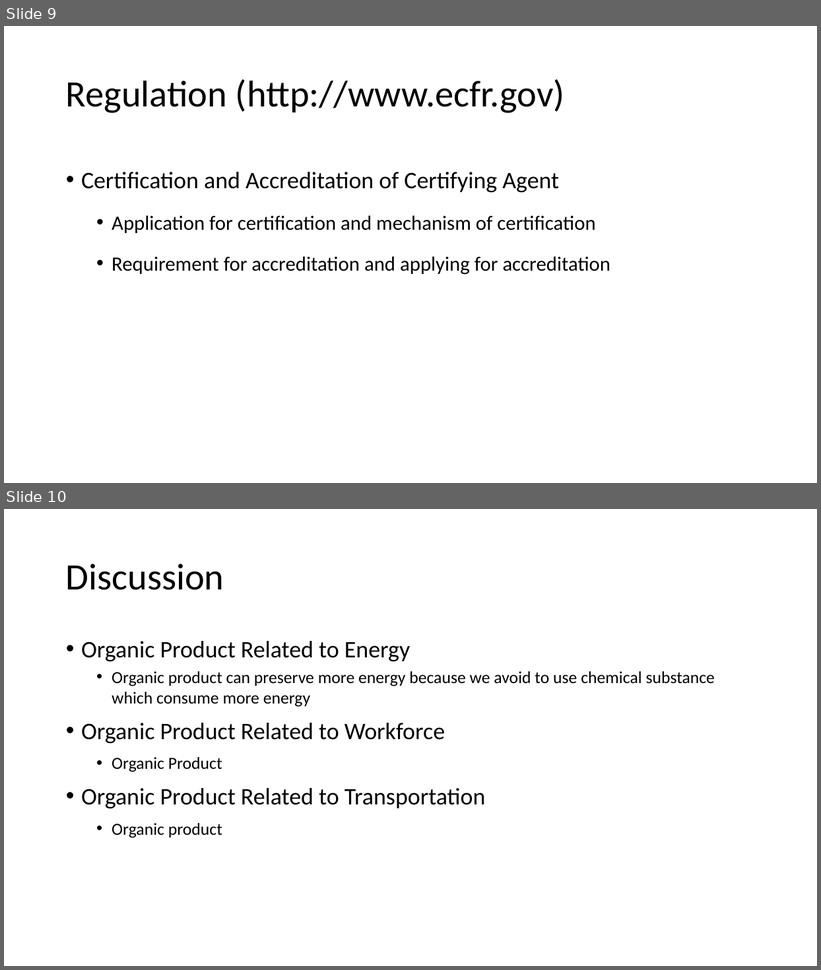
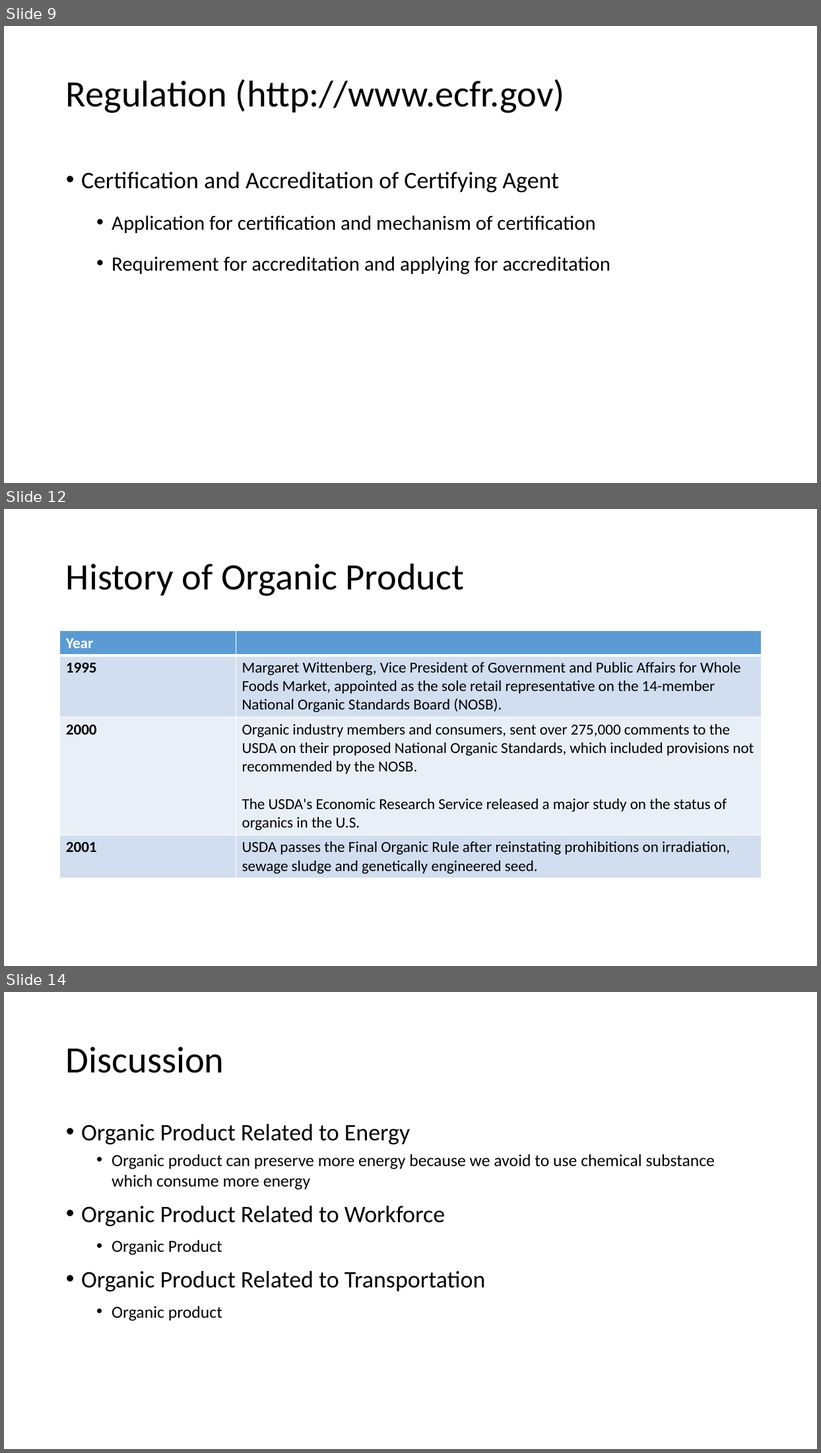
Before and after one commit to kurniawanbobby/seventh-floor, a slide deck: report/progress_definition_regulation.pptx. Shown one above the other, each under a label of ours: slides 9 and 10 before the commit, slides 9, 12 and 14 after it; the slides between them are not shown. The pictures are 821x970 and 821x1453 pixels, drawn with LibreOffice and Linux fonts; fonts in the diff are those of the drawing. Boxes give left, top, right and bottom in pixels: in the first picture for what was removed or moved away, otherwise in the second. Text is boxed around its words. In the diff, an @@ line names an element or a change of style, - is before the commit and + after.

```diff
--- a/report/progress_definition_regulation.pptx
+++ b/report/progress_definition_regulation.pptx
@@ slide 12 added at box(4, 509, 817, 966), background #FFFFFF @@
@@ title added at box(66, 563, 465, 596), 44 pt, text #000000 @@
+History of Organic Product
@@ table added at box(60, 631, 762, 877), 4 rows, 2 columns @@
+Year | 
+1995 | Margaret Wittenberg, Vice President of Government and Public Affairs for Whole Foods Market, appointed as the sole retail representative on the 14-member National Organic Standards Board (NOSB).
+2000 | Organic industry members and consumers, sent over 275,000 comments to the USDA on their proposed National Organic Standards, which included provisions not recommended by the NOSB. / The USDA's Economic Research Service released a major study on the status of organics in the U.S.
+2001 | USDA passes the Final Organic Rule after reinstating prohibitions on irradiation, sewage sludge and genetically engineered seed.
@@ what was slide 10 is now slide 14 @@
```
Also in this commit, not shown: 3 other slides added, 6 other files.
